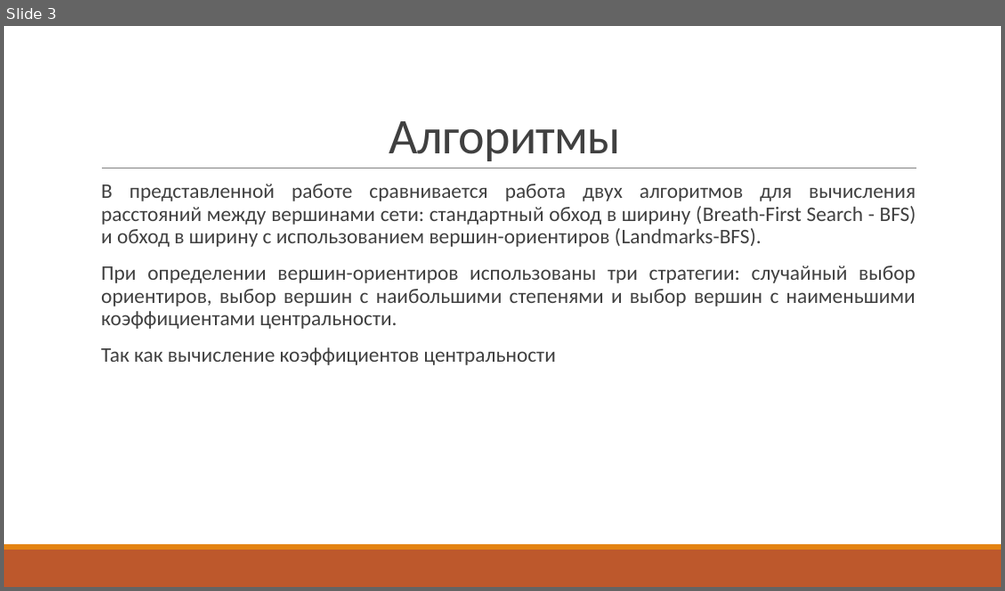
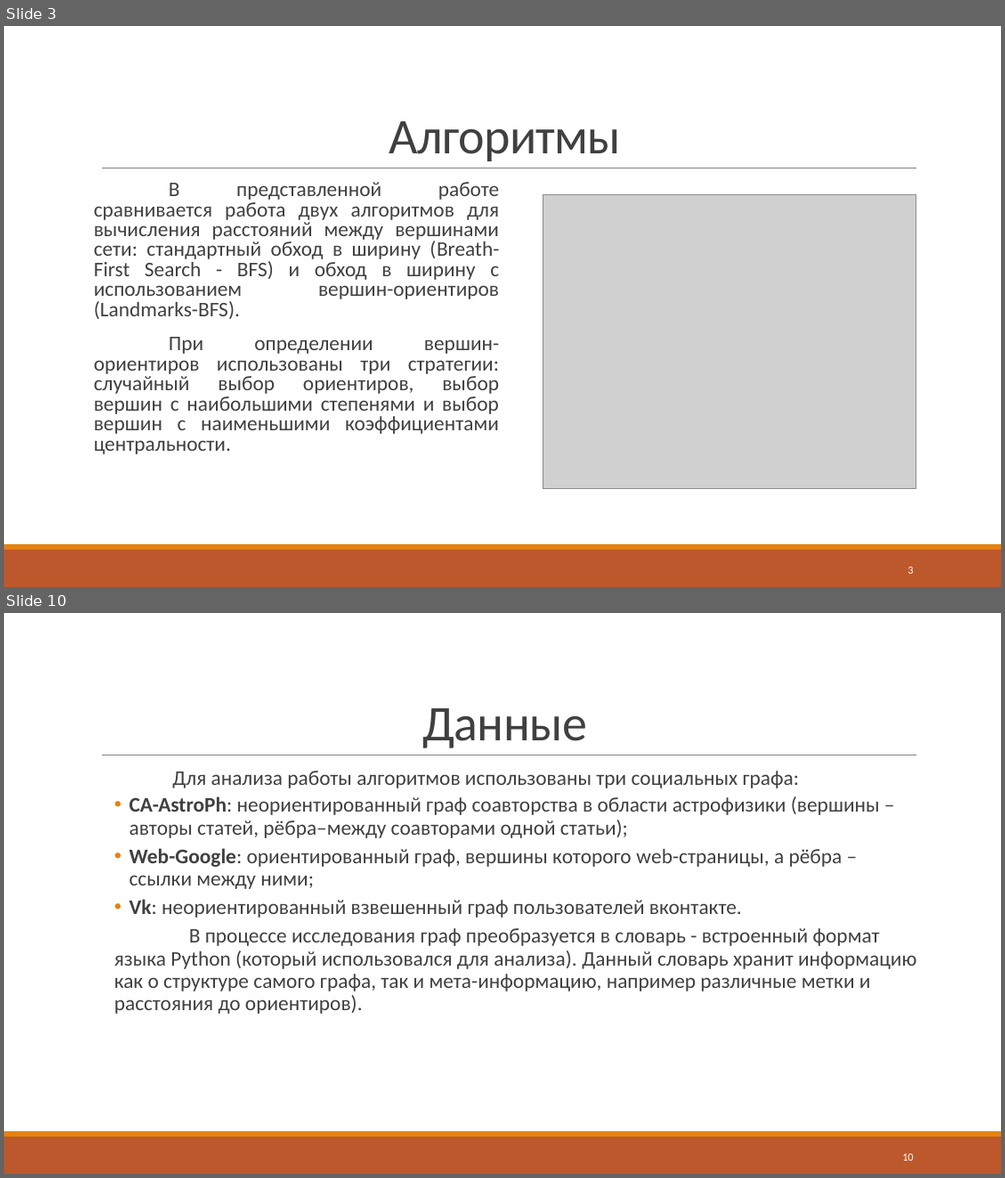
Before and after one commit to DaniilDDDDD/Student-life, a slide deck: 6семестр/Теория конечных графов/Отчёт по проекту.pptx. Shown one above the other, each under a label of ours: slide 3 before the commit, slides 3 and 10 after it; the slides between them are not shown. The pictures are 1005x591 and 1005x1178 pixels, drawn with LibreOffice and Linux fonts; fonts in the diff are those of the drawing; grey boxes stand for pictures. Boxes give left, top, right and bottom in pixels: in the first picture for what was removed or moved away, otherwise in the second. Text is boxed around its words. In the diff, an @@ line names an element or a change of style, - is before the commit and + after.

```diff
--- a/6семестр/Теория конечных графов/Отчёт по проекту.pptx
+++ b/6семестр/Теория конечных графов/Отчёт по проекту.pptx
@@ slide 10 added at [4, 613, 1001, 1174], background #FFFFFF; not listed: 3 template elements that a slide beside it also shows @@
@@ title added at [422, 708, 587, 748], 48 pt, text #404040 @@
+Данные
@@ text added at [114, 771, 916, 1013], 20 pt, text #404040 @@
+Для анализа работы алгоритмов использованы три социальных графа:
+  • CA-AstroPh: неориентированный граф соавторства в области астрофизики (вершины – авторы статей, рёбра–между соавторами одной статьи);
+  • Web-Google: ориентированный граф, вершины которого web-страницы, a рёбра – ссылки между ними;
+  • Vk: неориентированный взвешенный граф пользователей вконтакте.
+  В процессе исследования граф преобразуется в словарь - встроенный формат языка Python (который использовался для анализа). Данный словарь хранит информацию как о структуре самого графа, так и мета-информацию, например различные метки и расстояния до ориентиров).
@@ page number added at [902, 1153, 913, 1160], 10.5 pt, text #FFFFFF @@
+10
@@ slide 3 changed as well @@
@@ text "В представленной работе сравнивается работа ..." at [94, 182, 500, 454]: bullet   to none; line spacing 0.9 to 0.8 @@
@@ picture added at [543, 194, 916, 488] @@
@@ text at [101, 347, 556, 365]: paragraph removed @@
-  Так как вычисление коэффициентов центральности
@@ page number added at [907, 566, 913, 573], 10.5 pt, text #FFFFFF @@
+3
```
Also in this commit, not shown: 2 other slides changed, 6 other slides added, 17 other files.
